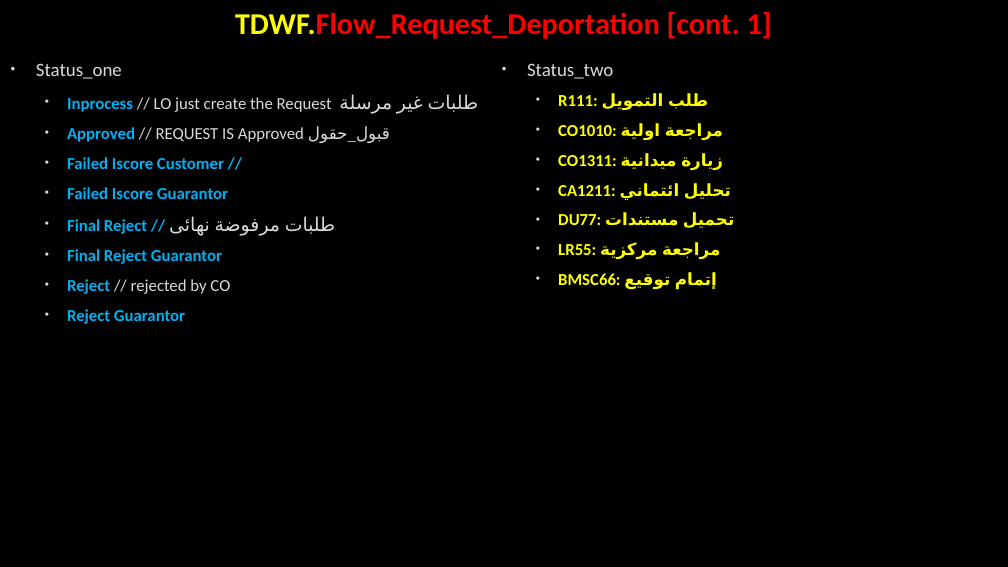
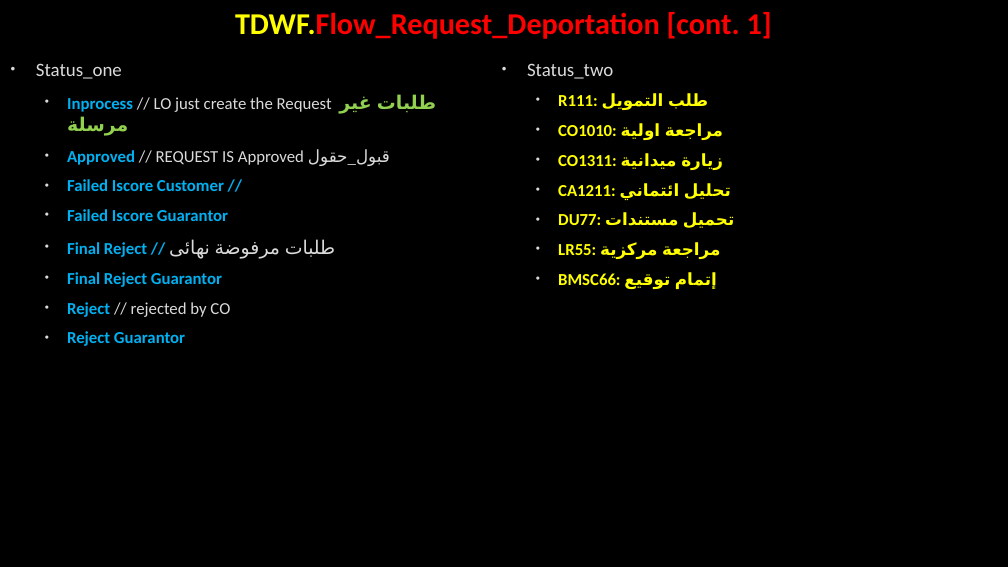
Before and after one commit to AhmedMohamedSamir1/Summary, a slide deck: slide 35 of Dot Net/Business.pptx. Drawn at 1008x567 pixels with LibreOffice and Linux fonts; fonts in the diff are those of the drawing; background and template pictures are left out. Boxes give left, top, right and bottom in pixels: in the first picture for what was removed or moved away, otherwise in the second. Text is boxed around its words. In the diff, an @@ line names an element or a change of style, - is before the commit and + after.

```diff
--- a/Dot Net/Business.pptx
+++ b/Dot Net/Business.pptx
@@ text at <box>67,94,436,136</box>: text colour #DADADA to #92D050, bold on in "طلبات غير مرسلة" @@
```
Also in this commit, not shown: 5 other slides changed, 3 slides added, 2 other files.
